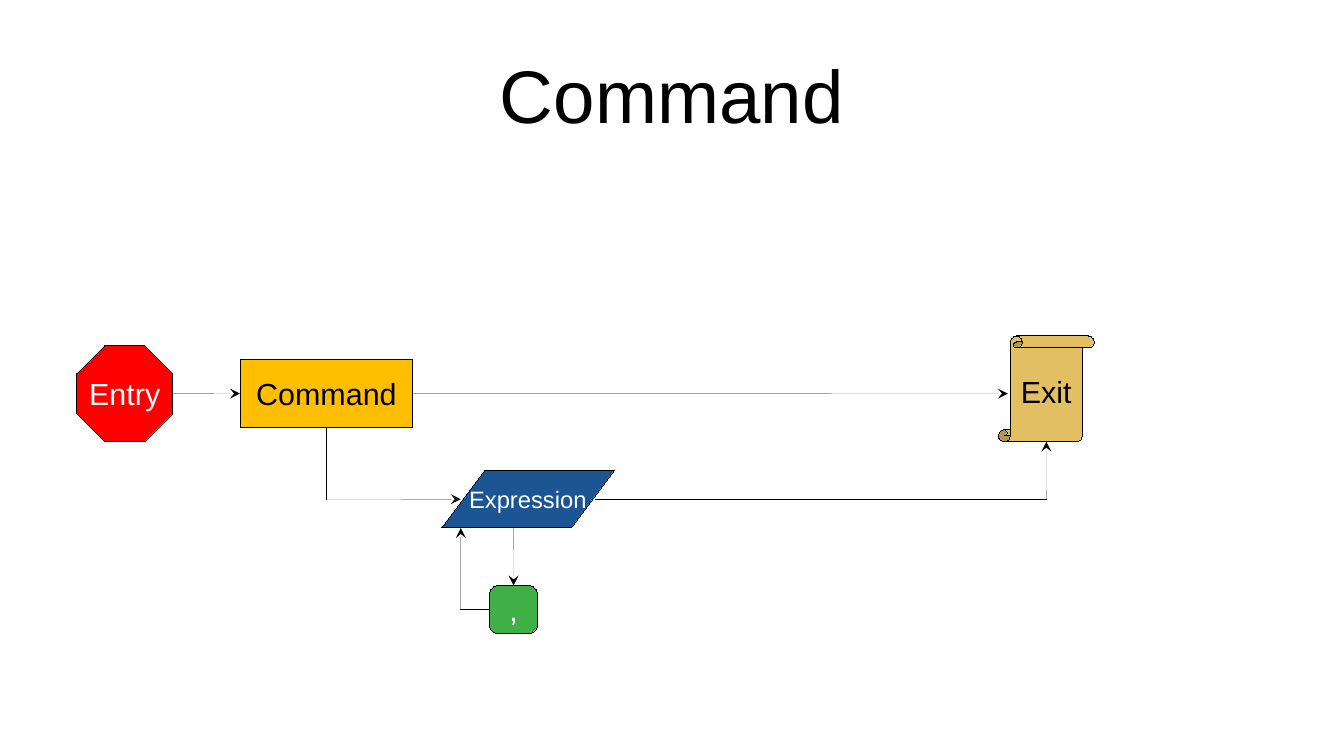
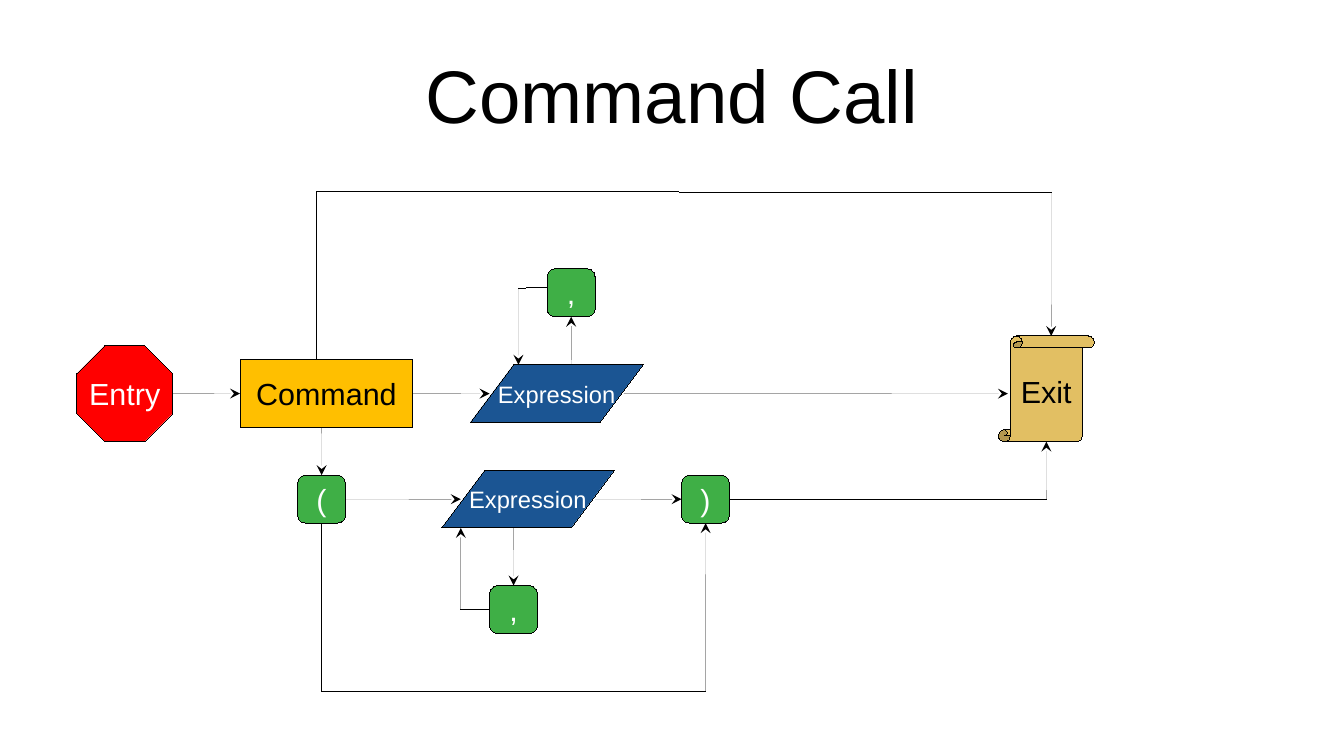
Before and after one commit to SparkFountain/BlitzBasicScript, a slide deck: slide 4 of assets/Grammar.odp (slide 2 before the commit). Drawn at 1344x756 pixels with LibreOffice and Linux fonts; fonts in the diff are those of the drawing. Boxes give left, top, right and bottom in pixels: in the first picture for what was removed or moved away, otherwise in the second. Text is boxed around its words. In the diff, an @@ line names an element or a change of style, - is before the commit and + after.

Commit message:
improved grammar

```diff
--- a/assets/Grammar.odp
+++ b/assets/Grammar.odp
@@ title at (425, 69, 918, 124): text changed @@
-Command
+Command Call
@@ line added from (317, 360) to (317, 191), #000000 0 pt @@
@@ line added from (317, 191) to (1051, 191), #000000 0 pt @@
@@ arrow added from (1051, 191) to (1051, 337), #000000 0 pt @@
@@ rounded rectangle added at (548, 268, 595, 316), fill #3FAF46, outline #000000 0 pt, 18 pt, text #FFFFFF @@
+,
@@ line added from (548, 288) to (518, 288), #000000 0 pt @@
@@ arrow added from (518, 288) to (518, 365), #000000 0 pt @@
@@ arrow added from (572, 365) to (572, 317), #000000 0 pt @@
@@ parallelogram added at (471, 365, 644, 422), fill #1B5593, outline #000000 0 pt, 14 pt, text #FFFFFF @@
+Expression
@@ arrow added from (413, 394) to (490, 394), #000000 0 pt @@
@@ arrow moved from (413, 394) - (1009, 394) to (624, 394) - (1009, 394) @@
@@ line moved from (327, 427) - (327, 499) to (322, 427) - (322, 476) @@
@@ line (322, 427) - (322, 476): line to arrow @@
@@ rounded rectangle added at (298, 476, 345, 523), fill #3FAF46, outline #000000 0 pt, 18 pt, text #FFFFFF @@
+(
@@ rounded rectangle added at (682, 476, 729, 523), fill #3FAF46, outline #000000 0 pt, 18 pt, text #FFFFFF @@
+)
@@ arrow moved from (327, 499) - (461, 499) to (345, 499) - (461, 499) @@
@@ arrow (345, 499) - (461, 499): stroke #111111 0 pt to #000000 0 pt @@
@@ arrow added from (595, 499) to (682, 499), #000000 0 pt @@
@@ line moved from (595, 499) - (1046, 499) to (729, 499) - (1046, 499) @@
@@ line added from (322, 523) to (322, 692), #000000 0 pt @@
@@ arrow added from (706, 692) to (706, 523), #000000 0 pt @@
@@ line added from (322, 692) to (706, 692), #000000 0 pt @@
```
Also in this commit, not shown: 4 other slides changed, 9 slides added.
